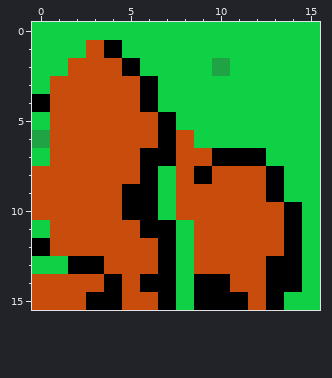
A pixel-art sprite gets an edit: models/map/7tr.png. The first picture shows the starting point.
The file is 16x16 pixels.
After:
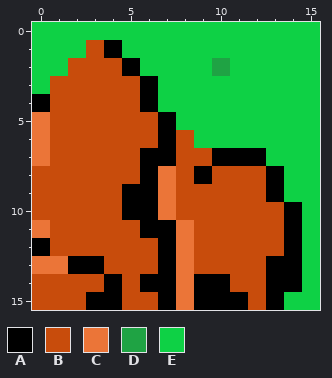
Palette (. is transparent): A #000000  B #c84c0c  C #eb7538  D #1fa344  E #0ed145
Difference:
@@ x 0..10 @@
  4 ABBBBBAEEEE
- 5 EBBBBBBAEEE
- 6 DBBBBBBABEE
- 7 EBBBBBAABBA
- 8 BBBBBBAEBAB
- 9 BBBBBAAEBBB
-10 BBBBBAAEBBB
-11 EBBBBBAAEBB
-12 ABBBBBBAEBB
-13 EEAABBBAEBB
-14 BBBBABAAEAA
-15 BBBAABBAEAA
+ 5 CBBBBBBAEEE
+ 6 CBBBBBBABEE
+ 7 CBBBBBAABBA
+ 8 BBBBBBACBAB
+ 9 BBBBBAACBBB
+10 BBBBBAACBBB
+11 CBBBBBAACBB
+12 ABBBBBBACBB
+13 CCAABBBACBB
+14 BBBBABAACAA
+15 BBBAABBACAA
